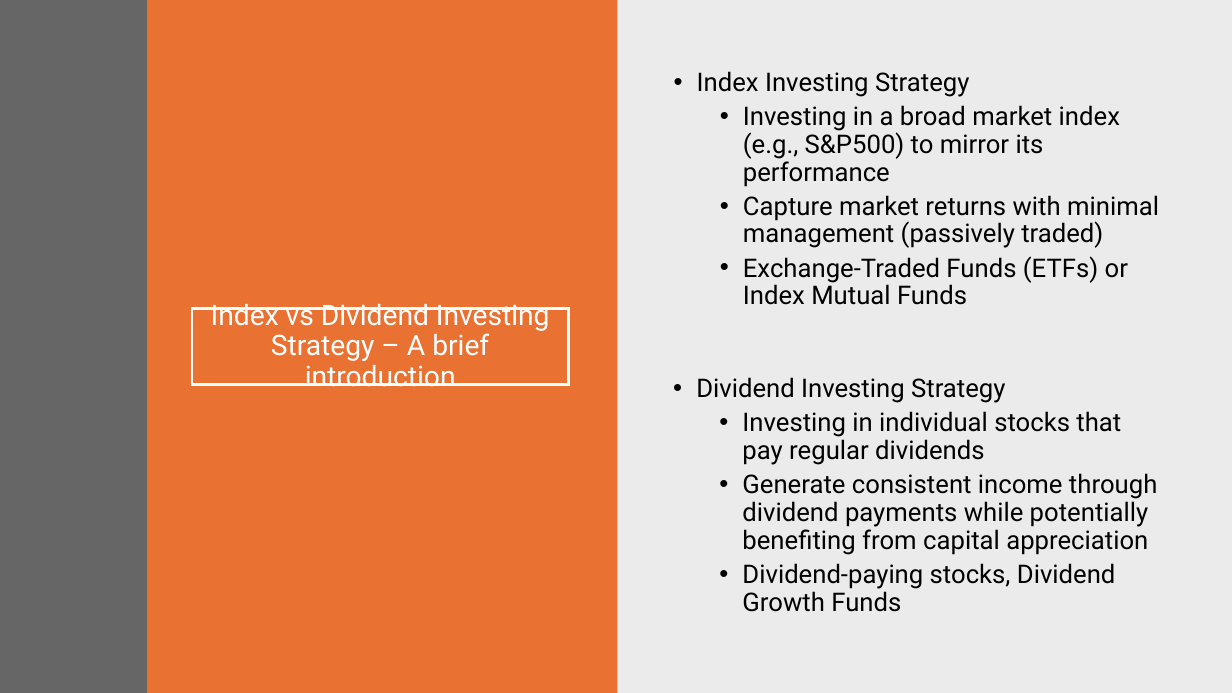
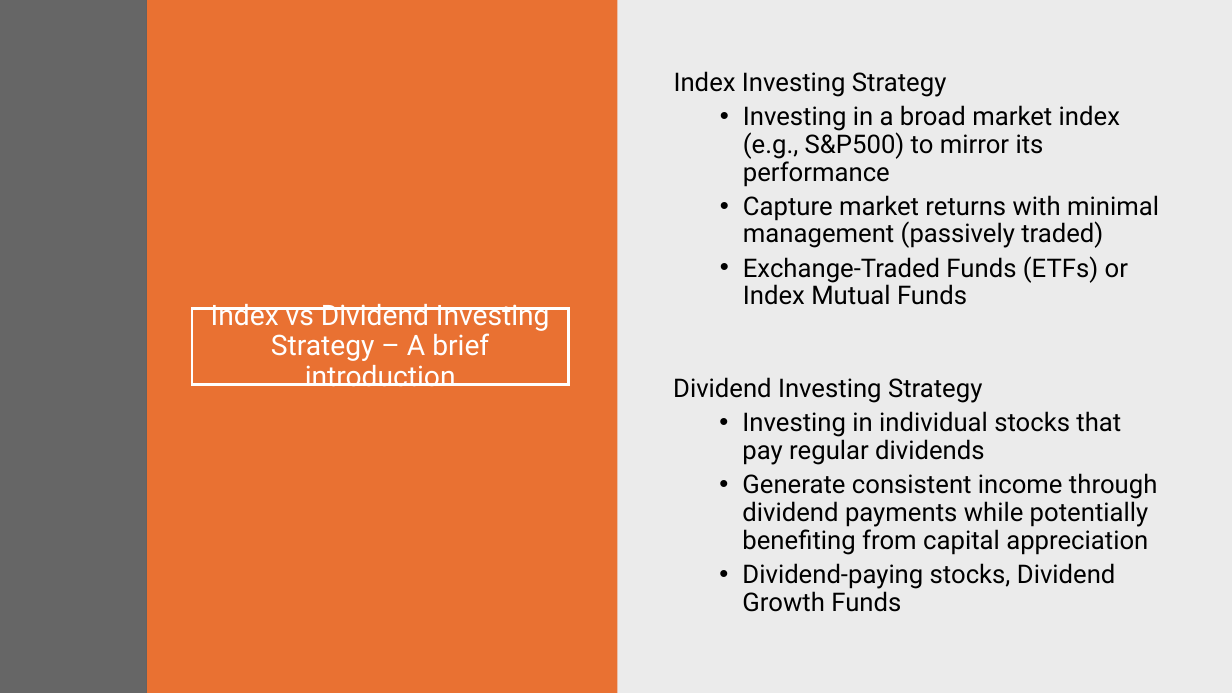
Before and after one commit to tripfernandes/capstone3, a slide deck: slide 2 of Capstone3_presentation.pptx. Drawn at 1232x693 pixels with LibreOffice and Linux fonts; fonts in the diff are those of the drawing. Boxes give left, top, right and bottom in pixels: in the first picture for what was removed or moved away, otherwise in the second. Text is boxed around its words. In the diff, an @@ line names an element or a change of style, - is before the commit and + after.

```diff
--- a/Capstone3_presentation.pptx
+++ b/Capstone3_presentation.pptx
@@ text at (x1=674, y1=71, x2=946, y2=97): bullet • to none @@
@@ text at (x1=673, y1=377, x2=982, y2=403): bullet • to none @@
```
Also in this commit, not shown: 4 other slides changed, 1 slide removed.
